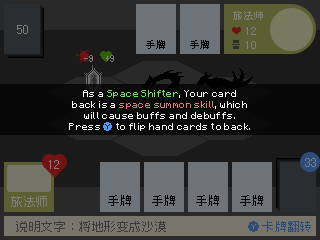
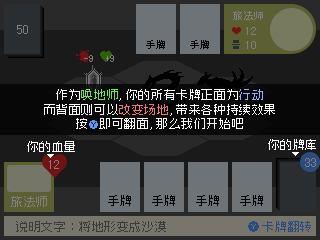
Revision of a layered 320 × 240 image; what changed, layer by layer:
hid "Tut 1 拷贝" over [27, 89, 316, 158]
added group "教学2 拷贝" with 8 layers above "教学2" over [27, 89, 316, 158]
added layer "作为唤地师,你的所有卡牌正面为行动 而背面则可以改变场地,带来各种持续效果 按 即可翻面,那么我们开始吧" (1st of 2, in "教学2 拷贝") in group "教学2 拷贝" over [44, 89, 275, 130]
added layer "图层 23" (1st of 2, in "教学2 拷贝") in group "教学2 拷贝" over [89, 120, 98, 129]
added layer "图层 20" (3rd of 4, in "教学2 拷贝") (75%) in group "教学2 拷贝" over [44, 89, 275, 131]
moved "你的血量" (2nd of 3, in "教学2 拷贝") into group "教学2 拷贝" over [27, 141, 75, 152]
moved "你的牌库" (1st of 2, in "教学2 拷贝") into group "教学2 拷贝" over [268, 139, 316, 150]
added layer "图层 19" (3rd of 4, in "教学2 拷贝") in group "教学2 拷贝" over [47, 152, 299, 158]
added layer "图层 18" (3rd of 4, in "教学2 拷贝") (50%) in group "教学2 拷贝" over [27, 89, 316, 158]
